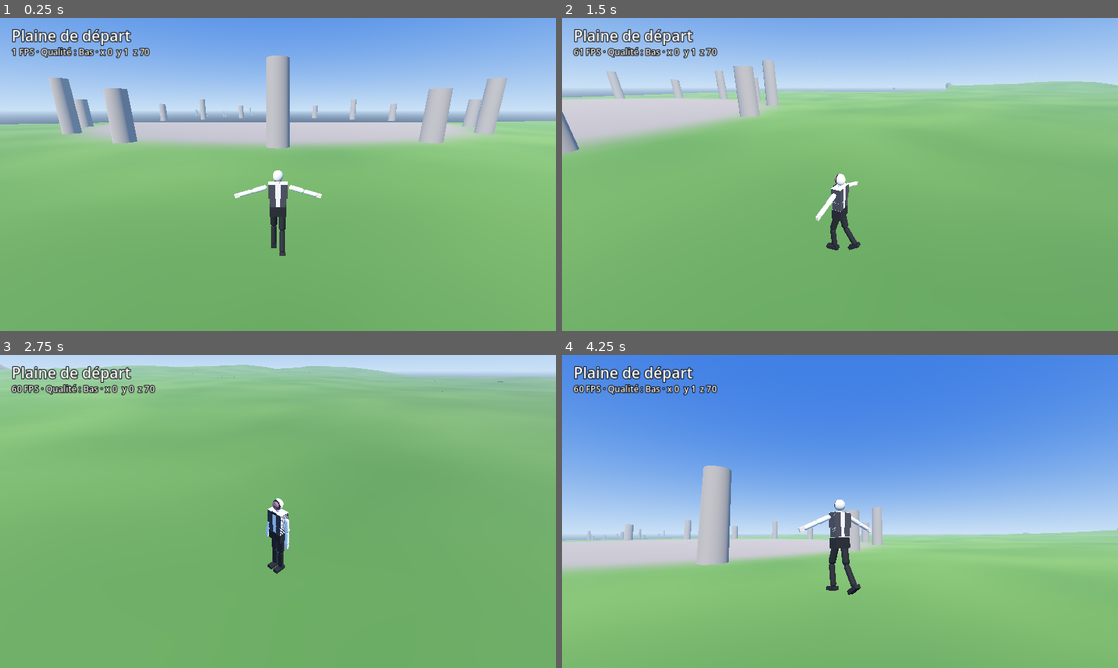
Above: before the commit, frames 1-4 (two rows, left to right).
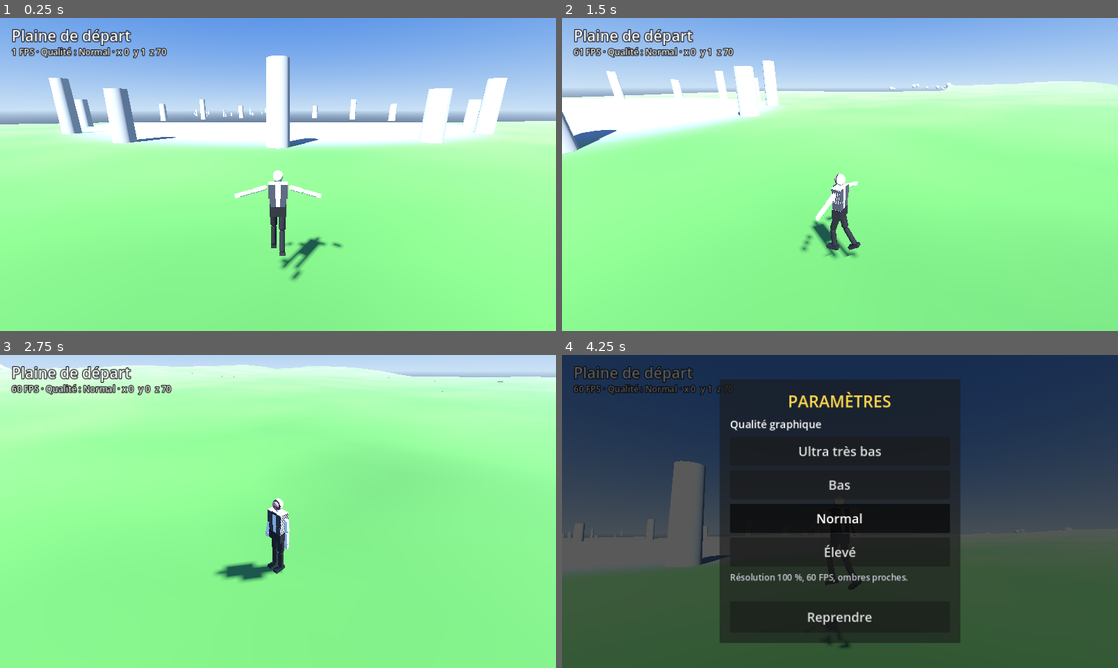
Above: after the commit, the same moments.

Repository: David-kini/Boma-c-boma-apk-
Game: Godot game, scene res://scenes/Main.tscn
The game is run twice, just before and just after one commit, with the same random seed, the same clock (stepped at 60 frames per second) and the same inputs.
Inputs (mouse positions are in pixels of both pictures, inside the frame that each line leads up to):
- Up to frame 1 (0.25 s): no input
- Up to frame 2 (1.5 s): tap Enter at 0.5 s; move the mouse to (962, 158) at 0.52 s; hold Right 0.53-1.25 s; tap L at 0.6 s; click (962, 158) at 0.67 s; tap Space at 0.77 s; drag from (728, 190) to (812, 237) at 1.27 s
- Up to frame 3 (2.75 s): move the mouse to (333, 442) at 2.02 s; hold Right from 2.03 s (still down); tap K at 2.1 s; click (333, 442) at 2.17 s
- Up to frame 4 (4.25 s): release Right at 2.75 s; drag from (812, 574) to (673, 464) at 2.77 s; move the mouse to (1006, 558) at 3.52 s; hold Left from 3.53 s (still down); hold Shift from 3.53 s (still down); click (1006, 558) at 3.67 s; tap Space at 3.77 s; tap Escape at 4.15 s

The runs differ from the first frame. In frame 1, 69% of the frame differs, in the area x 0-100%, y 9-100%; in frame 2, 78%; in frame 3, 94%; in frame 4, 100%, in the area x 0-100%, y 0-100%.

Commit message:
Menu Paramètres (4 qualités dont Ultra très bas) + APK 32 bits pour Tecno Pop 7
Co-Authored-By: Claude Opus 5.5 <noreply@anthropic.com>
Claude-Session: https://claude.ai/code/session_01FPfUztg7XekDsDjYbAFAs8

Diff:
--- a/project.godot
+++ b/project.godot
@@ -27,7 +27,7 @@
 [input_devices]
 
 pointing/emulate_touch_from_mouse=false
-pointing/emulate_mouse_from_touch=false
+pointing/emulate_mouse_from_touch=true
 
 [layer_names]
 
--- a/scripts/game_input.gd
+++ b/scripts/game_input.gd
@@ -1,7 +1,7 @@
 extends Node
 ## Entrées unifiées : clavier (PC) et commandes tactiles (HUD). Autoload : GameInput.
 ## Clavier : ZQSD/WASD bouger, Maj courir, Espace sauter, C esquiver,
-## flèches ou clic droit + souris pour la caméra, F1 pour la qualité.
+## flèches ou clic droit + souris pour la caméra, Échap ou F1 : paramètres (géré par le HUD).
 
 const BUFFER_TIME: float = 0.15
 
@@ -31,8 +31,6 @@
 				jump_buffer = BUFFER_TIME
 			elif ke.physical_keycode == KEY_C:
 				dodge_buffer = BUFFER_TIME
-			elif ke.physical_keycode == KEY_F1:
-				GameSettings.cycle_quality()
 	elif event is InputEventMouseMotion:
 		var mm: InputEventMouseMotion = event as InputEventMouseMotion
 		if (mm.button_mask & MOUSE_BUTTON_MASK_RIGHT) != 0:
--- a/scripts/game_settings.gd
+++ b/scripts/game_settings.gd
@@ -1,38 +1,63 @@
 extends Node
 ## Réglages globaux (qualité graphique). Autoload : GameSettings.
+## 4 niveaux : 0 Ultra très bas, 1 Bas, 2 Normal, 3 Élevé.
 
 signal quality_changed(level: int)
 
-const QUALITY_NAMES: Array = ["Bas", "Moyen", "Élevé"]
-const VIEW_CHUNKS: Array = [3, 5, 7]
-const VIEW_DISTANCE: Array = [320.0, 560.0, 900.0]
-const SHADOW_DISTANCE: Array = [0.0, 45.0, 90.0]
+const QUALITY_NAMES: Array = ["Ultra très bas", "Bas", "Normal", "Élevé"]
+const QUALITY_INFO: Array = [
+	"Résolution 3D 50 %, 30 FPS, vue courte, sans ombres ni ciel. Pour téléphones faibles.",
+	"Résolution 3D 75 %, 30 FPS, vue moyenne, sans ombres.",
+	"Résolution 100 %, 60 FPS, ombres proches.",
+	"Résolution 100 %, 60 FPS, vue lointaine, ombres étendues.",
+]
+const VIEW_CHUNKS: Array = [2, 3, 5, 7]
+const VIEW_DISTANCE: Array = [170.0, 300.0, 560.0, 900.0]
+const SHADOW_DISTANCE: Array = [0.0, 0.0, 45.0, 90.0]
+const RENDER_SCALE: Array = [0.5, 0.75, 1.0, 1.0]
+const MAX_FPS: Array = [30, 30, 60, 60]
+const FOG_DENSITY: Array = [0.009, 0.004, 0.0016, 0.0011]
+const USE_SKY: Array = [false, true, true, true]
+## nombre de carrés par tuile de terrain : [proche, moyen, loin]
+const LOD_QUADS: Array = [[8, 4, 4], [16, 8, 4], [24, 12, 6], [32, 16, 8]]
 const CONFIG_PATH: String = "user://settings.cfg"
 
-var quality: int = 0
+var quality: int = 2
 
 
 func _ready() -> void:
+	quality = 0 if OS.has_feature("mobile") else 2
 	var cfg: ConfigFile = ConfigFile.new()
 	if cfg.load(CONFIG_PATH) == OK:
-		quality = clampi(int(cfg.get_value("graphics", "quality", 0)), 0, 2)
+		quality = clampi(int(cfg.get_value("graphics", "quality", quality)), 0, 3)
+	_apply_engine()
 
 
 func set_quality(level: int) -> void:
-	quality = clampi(level, 0, 2)
+	quality = clampi(level, 0, 3)
 	var cfg: ConfigFile = ConfigFile.new()
 	cfg.load(CONFIG_PATH)
 	cfg.set_value("graphics", "quality", quality)
 	cfg.save(CONFIG_PATH)
+	_apply_engine()
 	quality_changed.emit(quality)
 
 
 func cycle_quality() -> void:
-	set_quality((quality + 1) % 3)
+	set_quality((quality + 1) % 4)
+
+
+func _apply_engine() -> void:
+	Engine.max_fps = int(MAX_FPS[quality])
+	get_viewport().scaling_3d_scale = float(RENDER_SCALE[quality])
 
 
 func quality_name() -> String:
 	return String(QUALITY_NAMES[quality])
+
+
+func quality_info(level: int) -> String:
+	return String(QUALITY_INFO[level])
 
 
 func view_chunks() -> int:
@@ -45,3 +70,16 @@
 
 func shadow_distance() -> float:
 	return float(SHADOW_DISTANCE[quality])
+
+
+func fog_density() -> float:
+	return float(FOG_DENSITY[quality])
+
+
+func use_sky() -> bool:
+	return bool(USE_SKY[quality])
+
+
+func lod_quads(lod: int) -> int:
+	var q: Array = LOD_QUADS[quality]
+	return int(q[lod])
--- a/scripts/hud.gd
+++ b/scripts/hud.gd
@@ -1,6 +1,7 @@
 extends CanvasLayer
-## HUD de la phase 2 : nom de zone, FPS / qualité / position, aide clavier (PC),
-## commandes tactiles (hud_overlay.gd). Barres de vie / énergie : phase 3.
+## HUD : nom de zone, FPS / qualité / position, aide clavier (PC),
+## commandes tactiles (hud_overlay.gd) et menu PARAMÈTRES (qualité graphique).
+## Le menu met le jeu en pause. Ouverture : bouton MENU (tactile), Échap ou F1 (PC).
 
 const Overlay = preload("res://scripts/hud_overlay.gd")
 
@@ -10,6 +11,9 @@
 var info_label: Label
 var help_label: Label
 var overlay: Control
+var settings: Control
+var info_text: Label
+var quality_buttons: Array = []
 var _tick: float = 0.0
 
 
@@ -20,14 +24,16 @@
 
 func _ready() -> void:
 	layer = 10
+	process_mode = Node.PROCESS_MODE_ALWAYS
 	zone_label = _make_label(Vector2(20.0, 12.0), 26)
 	info_label = _make_label(Vector2(20.0, 48.0), 15)
 	help_label = _make_label(Vector2(20.0, 505.0), 14)
 	help_label.visible = not DisplayServer.is_touchscreen_available()
-	help_label.text = "ZQSD/WASD bouger · Maj courir · Espace sauter · C esquiver · flèches ou clic droit : caméra · F1 qualité"
+	help_label.text = "ZQSD/WASD bouger · Maj courir · Espace sauter · C esquiver · flèches ou clic droit : caméra · Échap : paramètres"
 	overlay = Overlay.new()
 	overlay.name = "Commandes"
 	add_child(overlay)
+	_build_settings()
 
 
 func _make_label(pos: Vector2, font_size: int) -> Label:
@@ -41,6 +47,109 @@
 	return l
 
 
+# ------------------------------------------------------------ paramètres
+
+func _build_settings() -> void:
+	settings = Control.new()
+	settings.name = "Parametres"
+	settings.set_anchors_preset(Control.PRESET_FULL_RECT)
+	settings.mouse_filter = Control.MOUSE_FILTER_STOP
+	settings.visible = false
+	add_child(settings)
+
+	var dim: ColorRect = ColorRect.new()
+	dim.color = Color(0.0, 0.0, 0.0, 0.65)
+	dim.set_anchors_preset(Control.PRESET_FULL_RECT)
+	settings.add_child(dim)
+
+	var center: CenterContainer = CenterContainer.new()
+	center.set_anchors_preset(Control.PRESET_FULL_RECT)
+	settings.add_child(center)
+
+	var panel: PanelContainer = PanelContainer.new()
+	center.add_child(panel)
+	var margin: MarginContainer = MarginContainer.new()
+	for side in ["margin_left", "margin_right", "margin_top", "margin_bottom"]:
+		margin.add_theme_constant_override(side, 18)
+	panel.add_child(margin)
+	var vb: VBoxContainer = VBoxContainer.new()
+	vb.add_theme_constant_override("separation", 8)
+	margin.add_child(vb)
+
+	var title: Label = Label.new()
+	title.text = "PARAMÈTRES"
+	title.horizontal_alignment = HORIZONTAL_ALIGNMENT_CENTER
+	title.add_theme_font_size_override("font_size", 28)
+	title.add_theme_color_override("font_color", Color(1.0, 0.85, 0.3))
+	vb.add_child(title)
+
+	var sub: Label = Label.new()
+	sub.text = "Qualité graphique"
+	sub.add_theme_font_size_override("font_size", 18)
+	vb.add_child(sub)
+
+	var group: ButtonGroup = ButtonGroup.new()
+	for i in range(GameSettings.QUALITY_NAMES.size()):
+		var b: Button = Button.new()
+		b.text = String(GameSettings.QUALITY_NAMES[i])
+		b.toggle_mode = true
+		b.button_group = group
+		b.custom_minimum_size = Vector2(380.0, 50.0)
+		b.add_theme_font_size_override("font_size", 22)
+		b.pressed.connect(_on_quality_button.bind(i))
+		vb.add_child(b)
+		quality_buttons.append(b)
+
+	info_text = Label.new()
+	info_text.autowrap_mode = TextServer.AUTOWRAP_WORD_SMART
+	info_text.custom_minimum_size = Vector2(380.0, 44.0)
+	info_text.add_theme_font_size_override("font_size", 15)
+	info_text.add_theme_color_override("font_color", Color(0.8, 0.8, 0.85))
+	vb.add_child(info_text)
+
+	var resume: Button = Button.new()
+	resume.text = "Reprendre"
+	resume.custom_minimum_size = Vector2(380.0, 54.0)
+	resume.add_theme_font_size_override("font_size", 22)
+	resume.pressed.connect(close_settings)
+	vb.add_child(resume)
+
+
+func _refresh_settings() -> void:
+	for i in range(quality_buttons.size()):
+		var b: Button = quality_buttons[i]
+		b.set_pressed_no_signal(i == GameSettings.quality)
+	info_text.text = GameSettings.quality_info(GameSettings.quality)
+
+
+func _on_quality_button(level: int) -> void:
+	GameSettings.set_quality(level)
+	_refresh_settings()
+
+
+func open_settings() -> void:
+	_refresh_settings()
+	settings.visible = true
+	get_tree().paused = true
+
+
+func close_settings() -> void:
+	settings.visible = false
+	get_tree().paused = false
+
+
+func _unhandled_input(event: InputEvent) -> void:
+	if event is InputEventKey:
+		var ke: InputEventKey = event as InputEventKey
+		if ke.pressed and not ke.echo and (ke.physical_keycode == KEY_ESCAPE or ke.physical_keycode == KEY_F1):
+			if settings.visible:
+				close_settings()
+			else:
+				open_settings()
+
+
+# ------------------------------------------------------------ affichage
+
 func _process(delta: float) -> void:
 	_tick -= delta
 	if _tick > 0.0 or player == null or world == null:
--- a/scripts/hud_overlay.gd
+++ b/scripts/hud_overlay.gd
@@ -1,6 +1,6 @@
 extends Control
 ## Commandes tactiles : joystick flottant (moitié gauche), glisser pour la caméra
-## (moitié droite), boutons SAUT / ESQ. et Q (qualité graphique).
+## (moitié droite), boutons SAUT / ESQ. et MENU (paramètres).
 ## Affiché seulement si un écran tactile est disponible.
 
 const JOY_RADIUS: float = 90.0
@@ -25,7 +25,7 @@
 	return {
 		"jump": [Vector2(s.x - 120.0, s.y - 130.0), 56.0, "SAUT"],
 		"dodge": [Vector2(s.x - 250.0, s.y - 80.0), 46.0, "ESQ."],
-		"qual": [Vector2(s.x - 50.0, 50.0), 28.0, "Q"],
+		"menu": [Vector2(s.x - 58.0, 50.0), 34.0, "MENU"],
 	}
 
 
@@ -44,7 +44,7 @@
 
 
 func _input(event: InputEvent) -> void:
-	if not enabled:
+	if not enabled or get_tree().paused:
 		return
 	if event is InputEventScreenTouch:
 		var te: InputEventScreenTouch = event as InputEventScreenTouch
@@ -81,8 +81,9 @@
 		GameInput.jump_buffer = GameInput.BUFFER_TIME
 	elif bname == "dodge":
 		GameInput.dodge_buffer = GameInput.BUFFER_TIME
-	elif bname == "qual":
-		GameSettings.cycle_quality()
+	elif bname == "menu":
+		_reset()
+		get_parent().call("open_settings")
 
 
 func _touch_up(idx: int) -> void:
--- a/scripts/terrain.gd
+++ b/scripts/terrain.gd
@@ -6,7 +6,6 @@
 const WorldData = preload("res://scripts/world_data.gd")
 
 const CHUNK: float = 64.0
-const LOD_QUADS: Array = [24, 12, 6]      # pas de 2,7 m / 5,3 m / 10,7 m
 const SKIRT_DEPTH: float = 6.0            # jupe sous les bords : cache les fissures entre niveaux
 const BUILD_INTERVAL: float = 0.10        # une tuile construite toutes les 0,1 s au maximum
 
@@ -16,6 +15,7 @@
 var view_chunks: int = 5
 var max_index: int = 12
 var _timer: float = 0.0
+var _gen: int = 0                         # incrémenté à chaque changement de qualité
 
 
 func setup(world_data: RefCounted) -> void:
@@ -31,6 +31,7 @@
 
 func _on_quality_changed(_level: int) -> void:
 	view_chunks = GameSettings.view_chunks()
+	_gen += 1
 
 
 func _valid(k: Vector2i) -> bool:
@@ -85,10 +86,13 @@
 			if d > float(view_chunks):
 				continue
 			var cur: int = -1
+			var stale: bool = false
 			if chunks.has(k):
-				cur = int((chunks[k] as Dictionary)["lod"])
+				var entry: Dictionary = chunks[k]
+				cur = int(entry["lod"])
+				stale = int(entry["gen"]) != _gen
 			var lod: int = _lod_for(d, cur)
-			if cur == lod:
+			if cur == lod and not stale:
 				continue
 			if d < best_d:
 				best_d = d
@@ -109,7 +113,7 @@
 
 func _build(k: Vector2i, lod: int) -> void:
 	_remove(k)
-	var mesh: ArrayMesh = _make_mesh(k, int(LOD_QUADS[lod]))
+	var mesh: ArrayMesh = _make_mesh(k, GameSettings.lod_quads(lod))
 	var mi: MeshInstance3D = MeshInstance3D.new()
 	mi.mesh = mesh
 	mi.material_override = material
@@ -122,7 +126,7 @@
 		cs.shape = mesh.create_trimesh_shape()
 		body.add_child(cs)
 		mi.add_child(body)
-	chunks[k] = {"node": mi, "lod": lod}
+	chunks[k] = {"node": mi, "lod": lod, "gen": _gen}
 
 
 func _make_mesh(k: Vector2i, quads: int) -> ArrayMesh:
--- a/scripts/world.gd
+++ b/scripts/world.gd
@@ -8,6 +8,7 @@
 var data: RefCounted
 var terrain: Node3D
 var sun: DirectionalLight3D
+var env: Environment
 var follow: Node3D = null
 
 
@@ -48,10 +49,20 @@
 	var dist: float = GameSettings.shadow_distance()
 	sun.shadow_enabled = dist > 0.0
 	sun.directional_shadow_max_distance = maxf(dist, 1.0)
+	env.fog_density = GameSettings.fog_density()
+	if GameSettings.use_sky():
+		env.background_mode = Environment.BG_SKY
+		env.ambient_light_source = Environment.AMBIENT_SOURCE_SKY
+	else:
+		# ciel remplacé par une couleur unie : moins coûteux
+		env.background_mode = Environment.BG_COLOR
+		env.background_color = Color(0.66, 0.78, 0.92)
+		env.ambient_light_source = Environment.AMBIENT_SOURCE_COLOR
+		env.ambient_light_color = Color(0.62, 0.68, 0.76)
 
 
 func _build_environment() -> void:
-	var env: Environment = Environment.new()
+	env = Environment.new()
 	env.background_mode = Environment.BG_SKY
 	var sky: Sky = Sky.new()
 	var psm: ProceduralSkyMaterial = ProceduralSkyMaterial.new()
Not shown, changed: README.md
